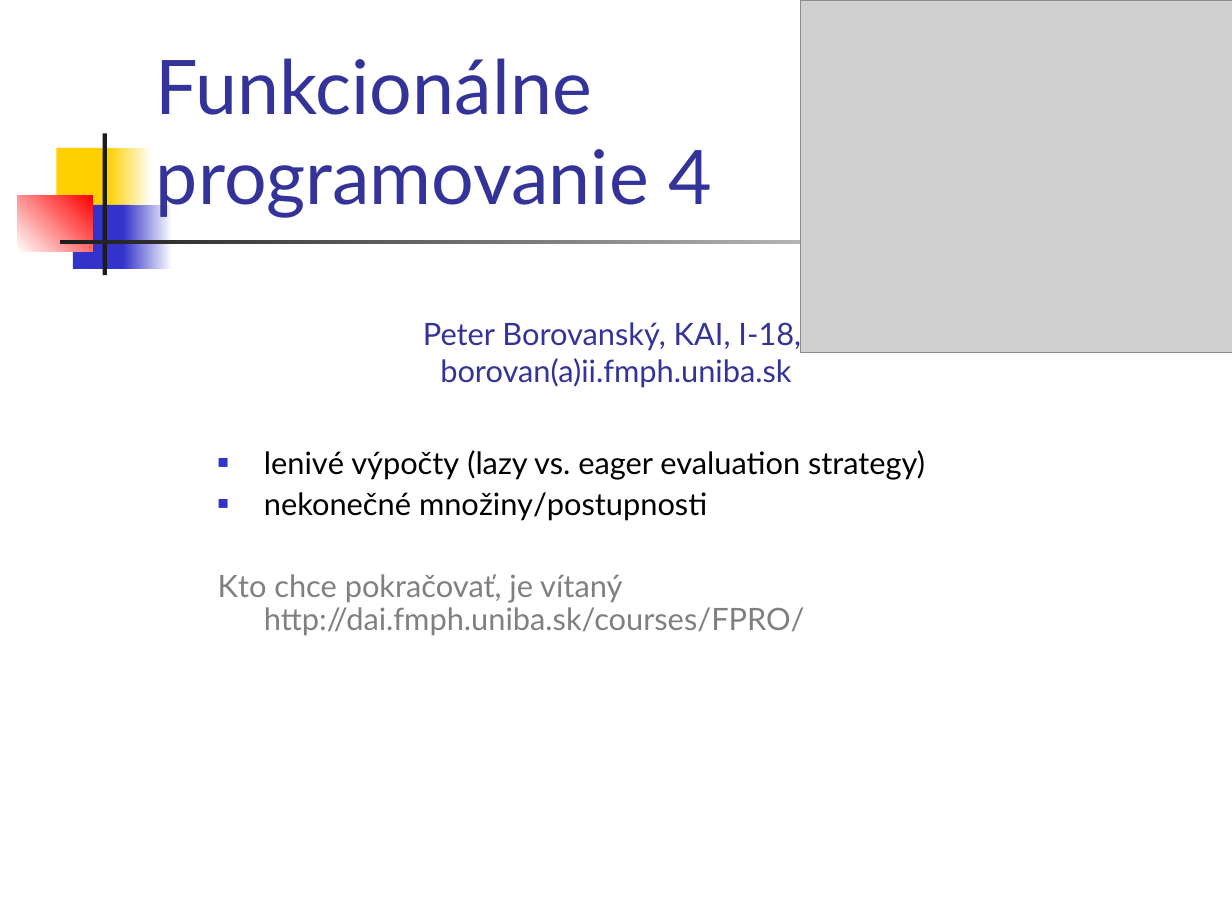
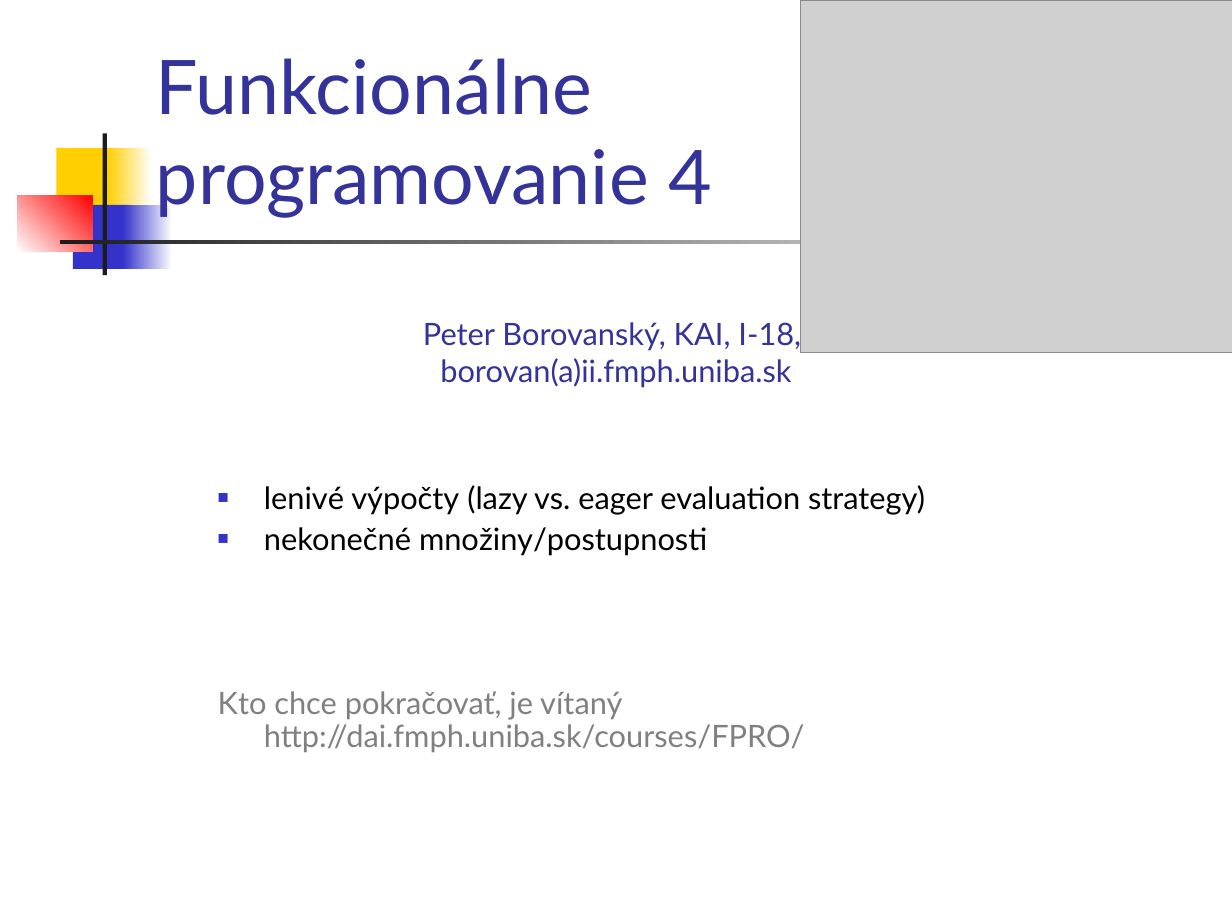
Before and after one commit to paradigmy/Prednasky, a slide deck: slide 1 of 09/funkcionalne4.ppt. Drawn at 1232x924 pixels with LibreOffice and Linux fonts; fonts in the diff are those of the drawing; grey boxes stand for pictures. Boxes give left, top, right and bottom in pixels: in the first picture for what was removed or moved away, otherwise in the second. Text is boxed around its words. In the diff, an @@ line names an element or a change of style, - is before the commit and + after.

```diff
--- a/09/funkcionalne4.ppt
+++ b/09/funkcionalne4.ppt
@@ text "lenivé výpočty (lazy vs. eager ..." rewrapped from (x1=218, y1=450, x2=925, y2=635) to (x1=218, y1=485, x2=925, y2=752) @@
```
Also in this commit, not shown: 2 other slides changed, 1 slide added, 3 other files.
